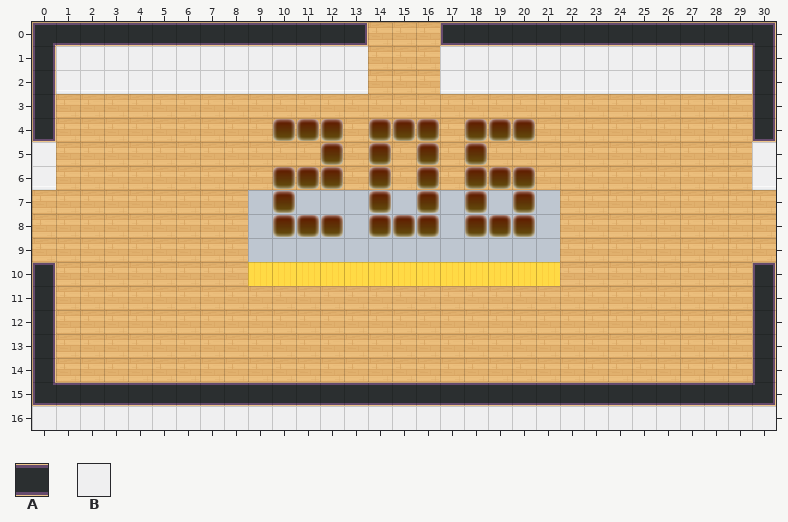
An edit to a level. Tiled map (JSON), dist/map/206.json. That is the earlier state.
Cells are 32x32 px. Shown: x 0..30, y 0..16.
Key: from "tileset5_export": A 56, B 62.
_ is an empty cell, # one hidden under a higher layer.
Layers that did not change in this view are not listed.
Layer "door-south" before, first column x 11:
13 __________
14 __________
15 __AAAAA___
16 ___BBB____
After:
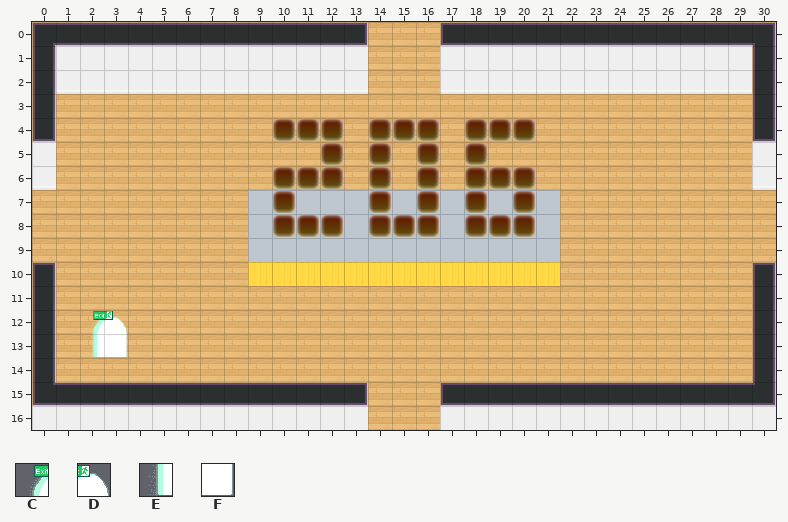
Further tiles: from "worldExit": C 0, D 1, E 2, F 3.
Tiles of an added or newly shown layer are drawn over the layers below it.
The exact change:
Layer "block-south" (now hidden):
y 15..16: x 14..16 ### -> ___
Layer "door-south" (now hidden):
y 15: x 13..17 AAAAA -> _____
y 16: x 14..16 BBB -> ___
Layer "LOBBY" (added):
y 12: x 2..3 __ -> CD
y 13: x 2..3 __ -> EF
